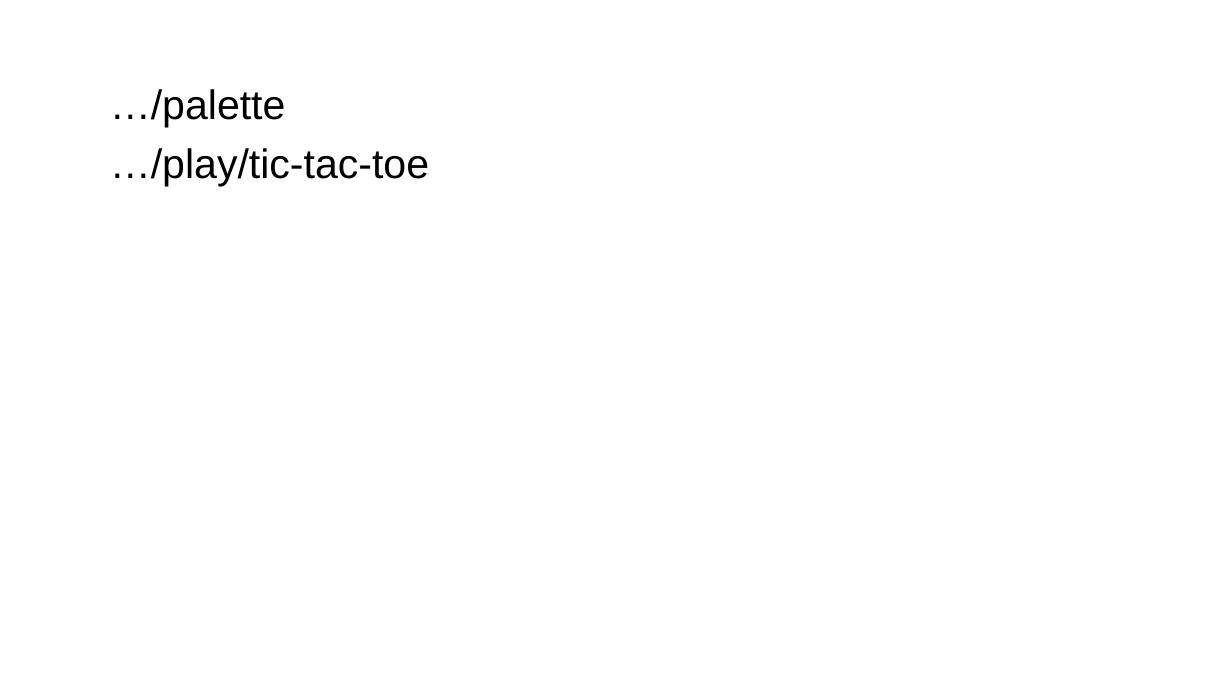
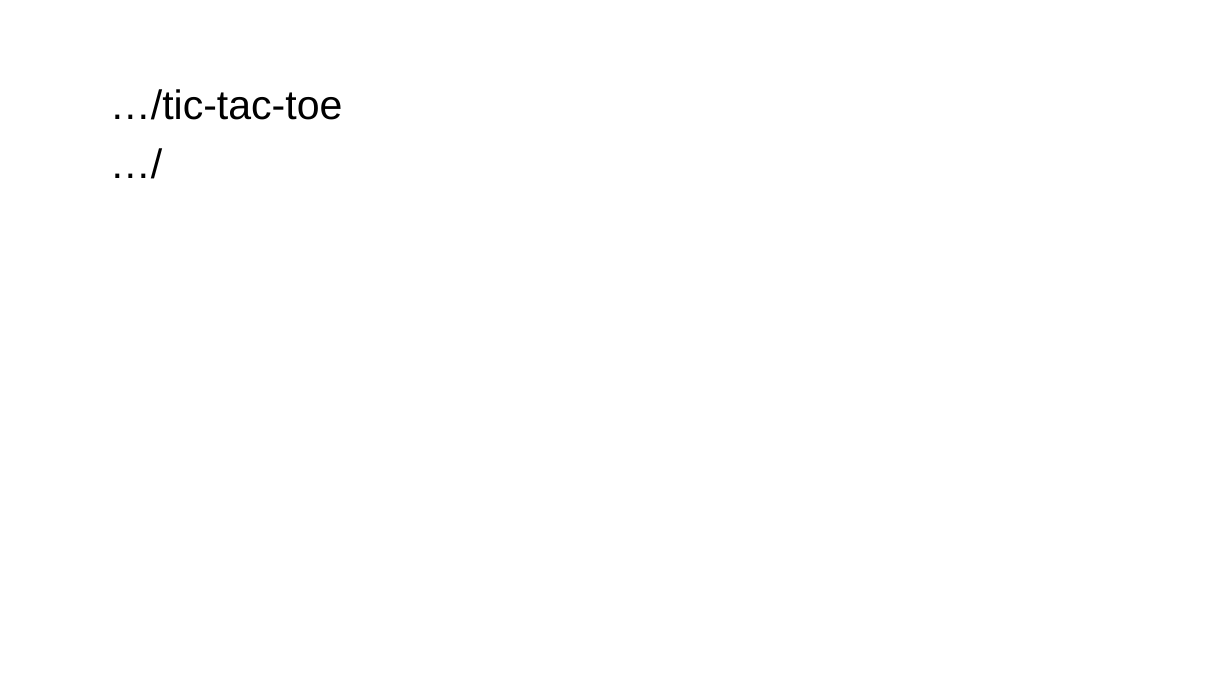
Before and after one commit to zixel-technologies/games-aaaooouuunnn, a slide deck: slide 1 of document.pptx. Drawn at 1232x693 pixels with LibreOffice and Linux fonts; fonts in the diff are those of the drawing. Boxes give left, top, right and bottom in pixels: in the first picture for what was removed or moved away, otherwise in the second. Text is boxed around its words. In the diff, an @@ line names an element or a change of style, - is before the commit and + after.

```diff
--- a/document.pptx
+++ b/document.pptx
@@ text at bbox=[110, 89, 343, 120]: text changed @@
-…/play/tic-tac-toe
+…/tic-tac-toe
@@ text removed at bbox=[110, 89, 286, 127] @@
-…/palette
@@ text added at bbox=[101, 133, 175, 192], 32 pt, text #000000 @@
+…/
```
Also in this commit, not shown: 18 other files.
